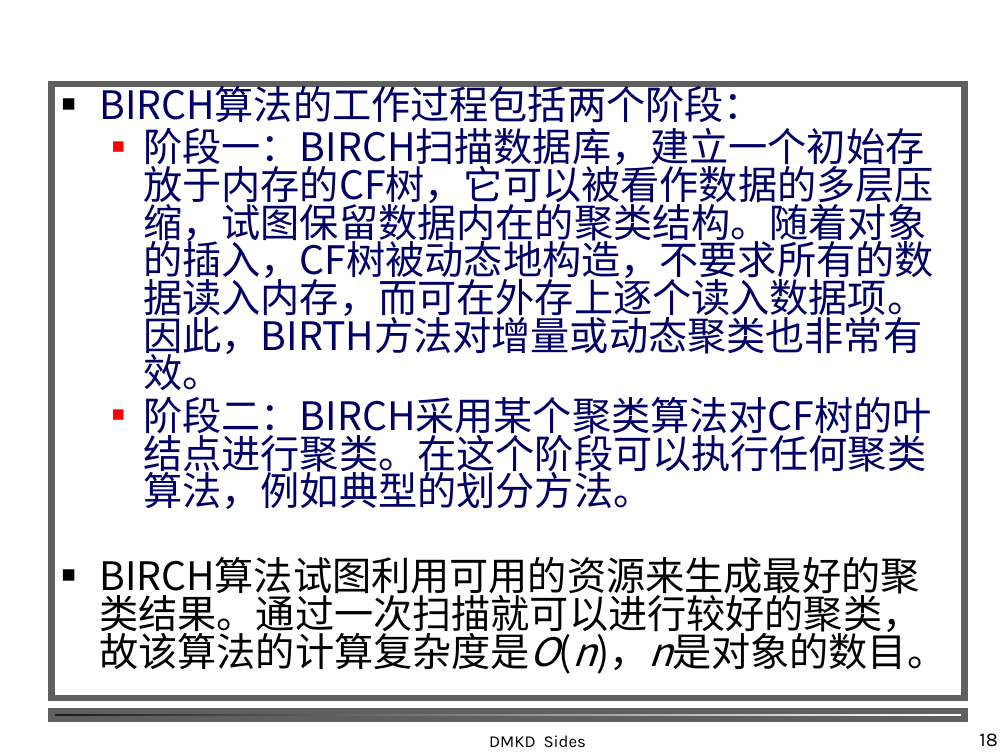
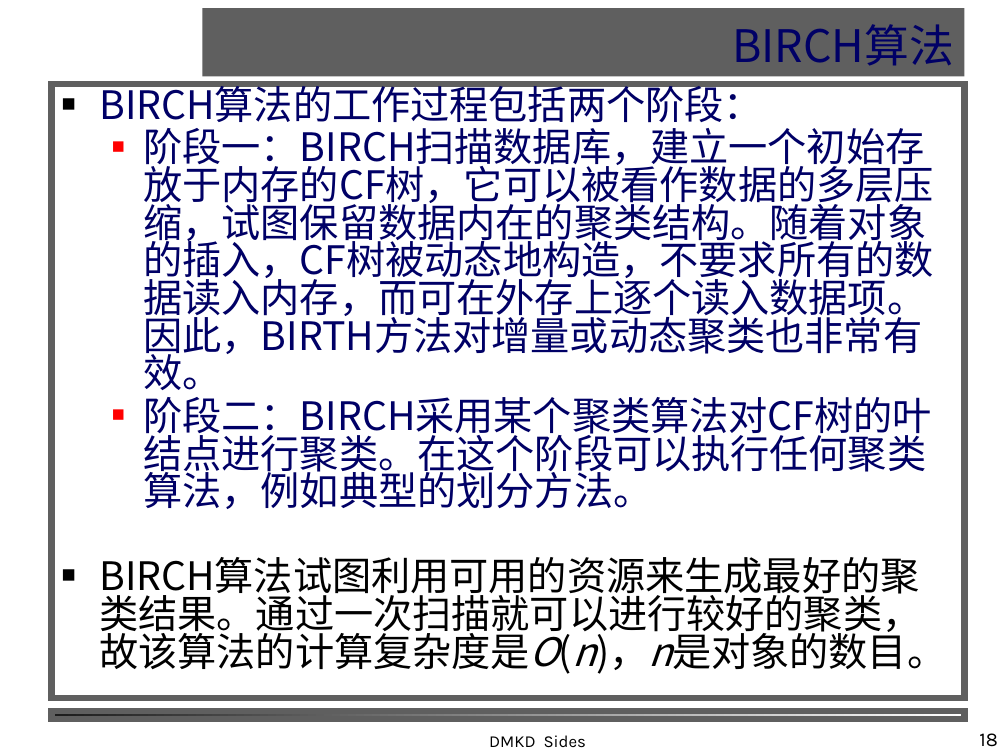
Before and after one commit to shfkuang/shfkuang.github.io, a slide deck: slide 18 of dm/ch5.3.ppt. Drawn at 1008x756 pixels with LibreOffice and Linux fonts; fonts in the diff are those of the drawing; background and template pictures are left out. Boxes give left, top, right and bottom in pixels: in the first picture for what was removed or moved away, otherwise in the second. Text is boxed around its words. In the diff, an @@ line names an element or a change of style, - is before the commit and + after.

```diff
--- a/dm/ch5.3.ppt
+++ b/dm/ch5.3.ppt
@@ title added at <box>203,8,965,77</box>, fill #5F5F5F, 32 pt, text #000066 @@
+BIRCH算法
```
Also in this commit, not shown: 1 other file.
